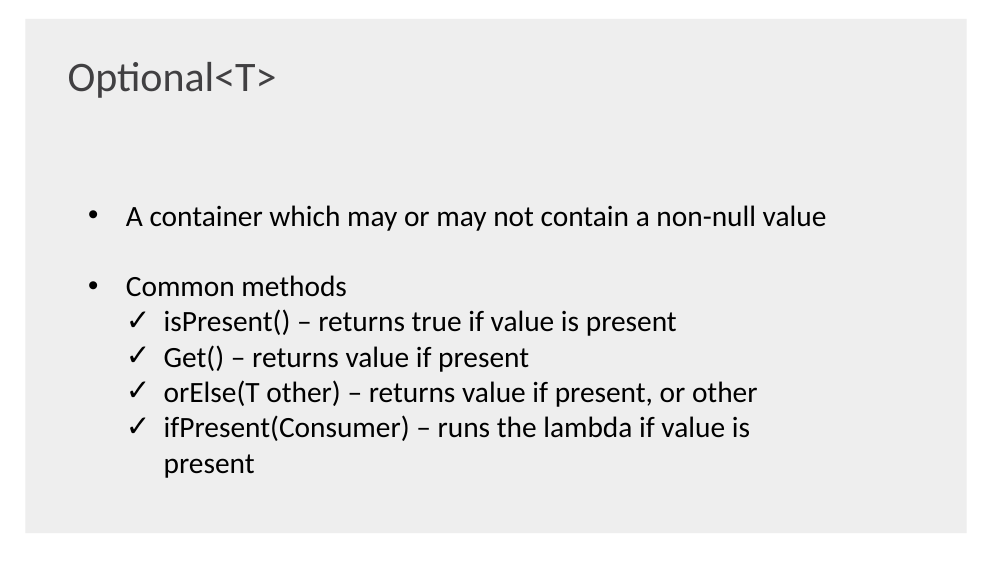
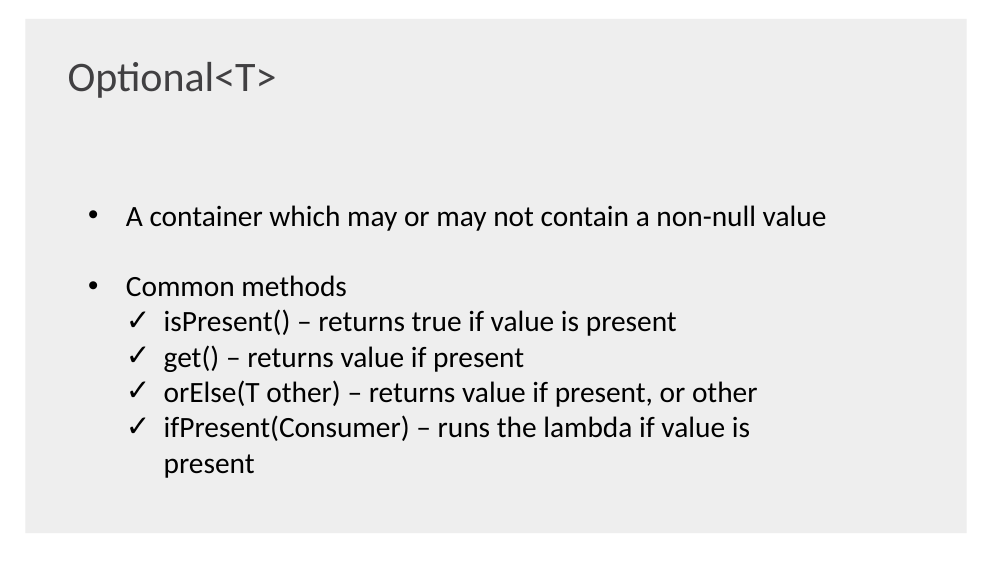
Before and after one commit to shaojie-xu-kp/Java8_lunch_learn, a slide deck: slide 46 of Java 8 & TDP.pptx (slide 48 before the commit). Drawn at 1008x567 pixels with LibreOffice and Linux fonts; fonts in the diff are those of the drawing; background and template pictures are left out. Boxes give left, top, right and bottom in pixels: in the first picture for what was removed or moved away, otherwise in the second. Text is boxed around its words. In the diff, an @@ line names an element or a change of style, - is before the commit and + after.

```diff
--- a/Java 8 & TDP.pptx
+++ b/Java 8 & TDP.pptx
@@ text at [164,345,524,372]: text changed @@
-  ✓ Get() – returns value if present
+  ✓ get() – returns value if present
```
Also in this commit, not shown: 16 other slides changed, 1 slide added, 3 slides removed, 2 other files.
